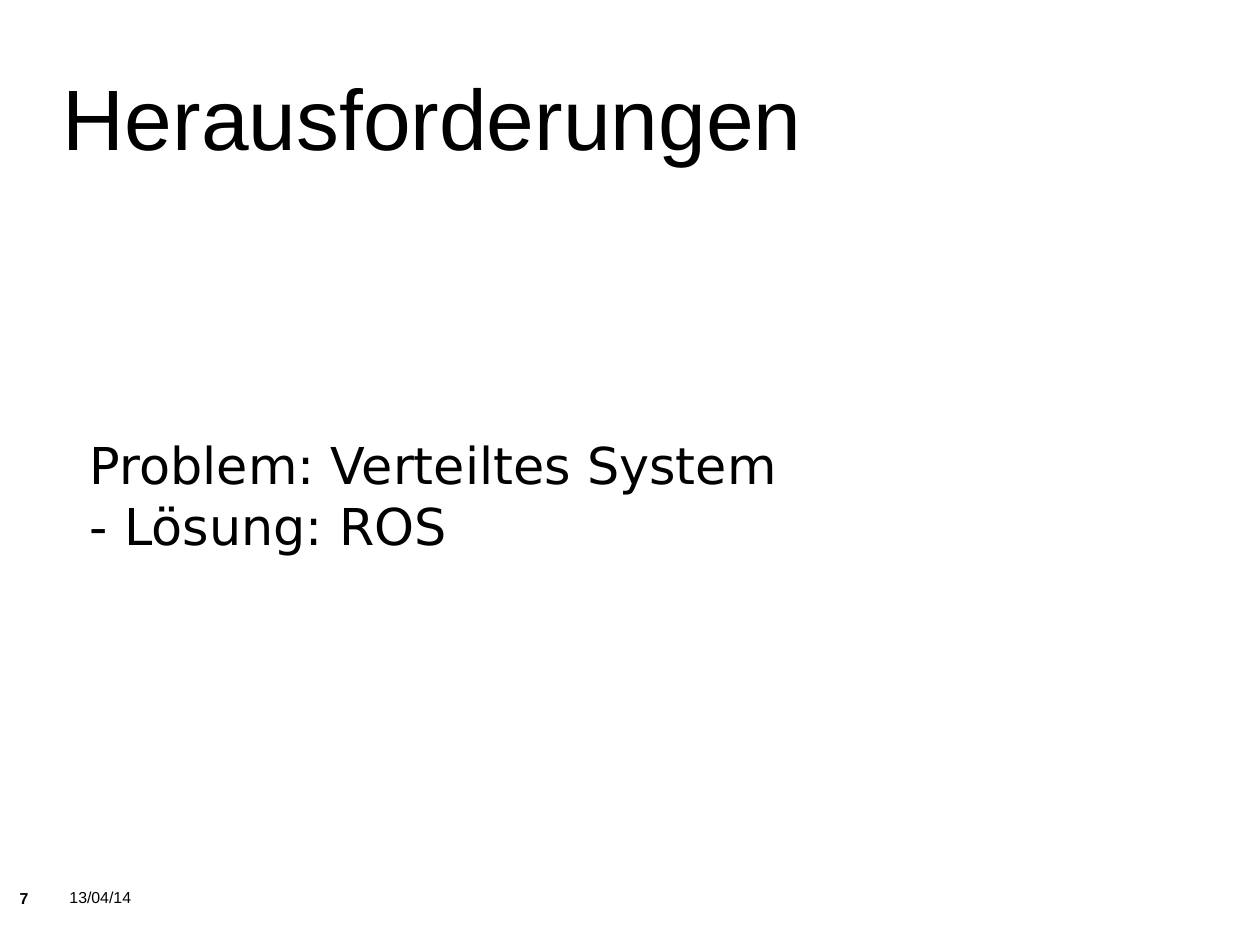
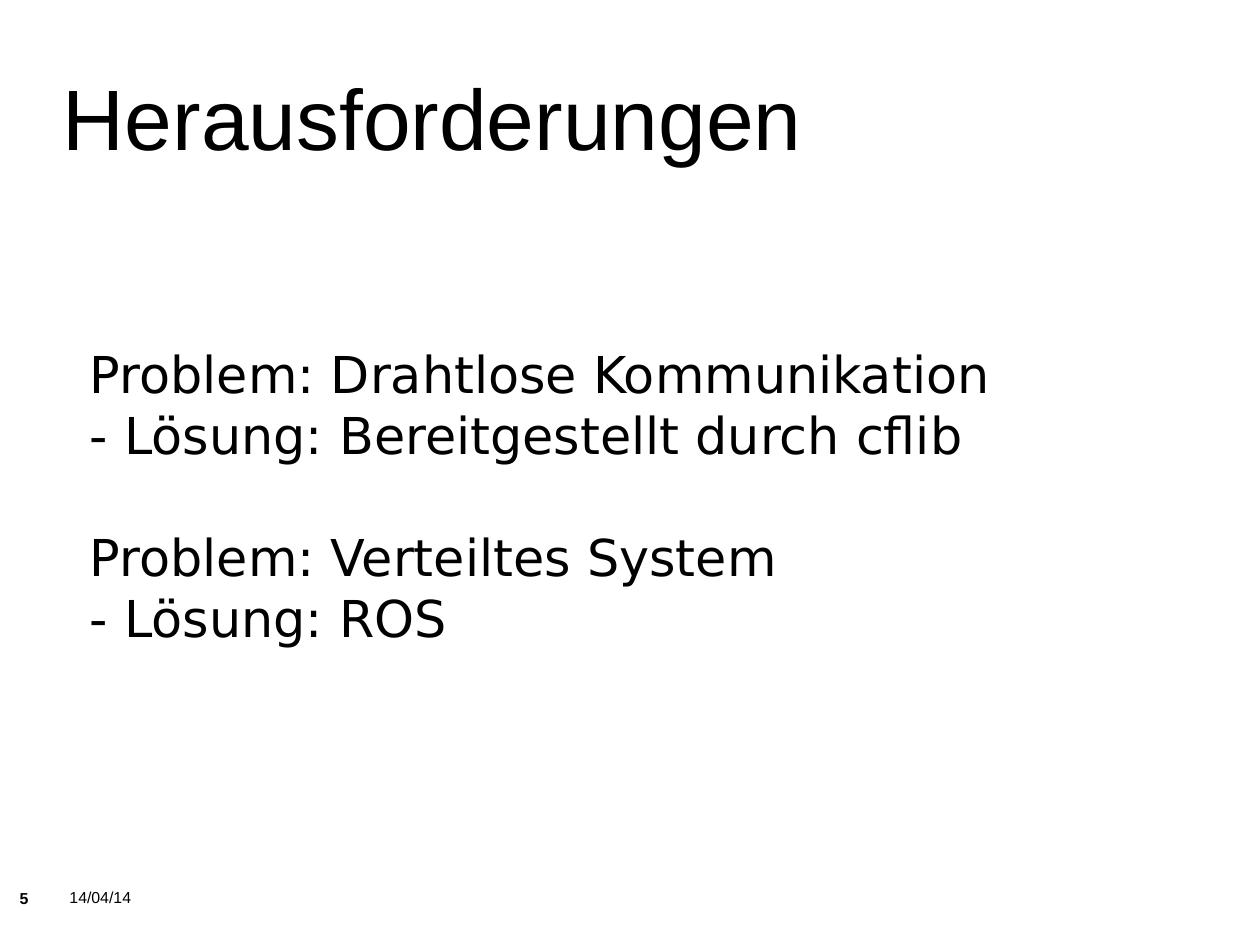
Before and after one commit to KITrokopter/Presentation, a slide deck: slide 5 of PresentationInTotal v0.1.odp (slide 7 before the commit). Drawn at 1260x945 pixels with LibreOffice and Linux fonts; fonts in the diff are those of the drawing; background and template pictures are left out. Boxes give left, top, right and bottom in pixels: in the first picture for what was removed or moved away, otherwise in the second. Text is boxed around its words. In the diff, an @@ line names an element or a change of style, - is before the commit and + after.

```diff
--- a/PresentationInTotal v0.1.odp
+++ b/PresentationInTotal v0.1.odp
@@ subtitle at bbox=[90, 354, 989, 465]: paragraphs added @@
+Problem: Drahtlose Kommunikation
+- Lösung: Bereitgestellt durch cflib
@@ page number at bbox=[20, 893, 29, 904]: text changed @@
-7
+5
@@ text at bbox=[69, 891, 131, 903]: text changed @@
-13/04/14
+14/04/14
```
Also in this commit, not shown: 44 other slides changed, 2 slides added, 8 slides removed.
